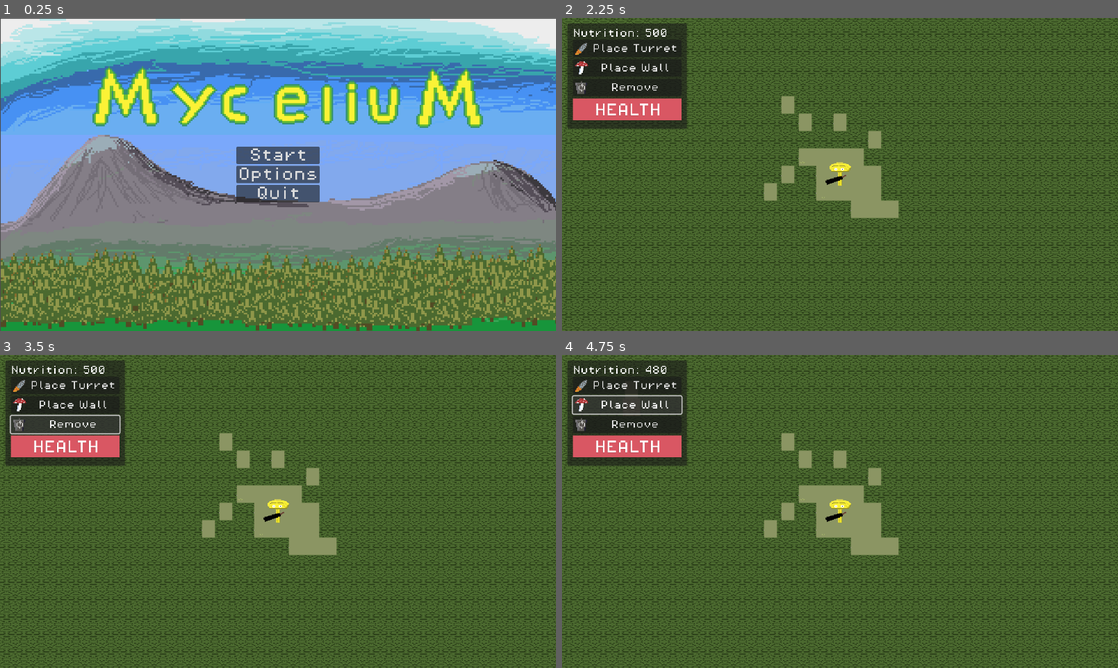
Above: before the commit, frames 1-4 (two rows, left to right).
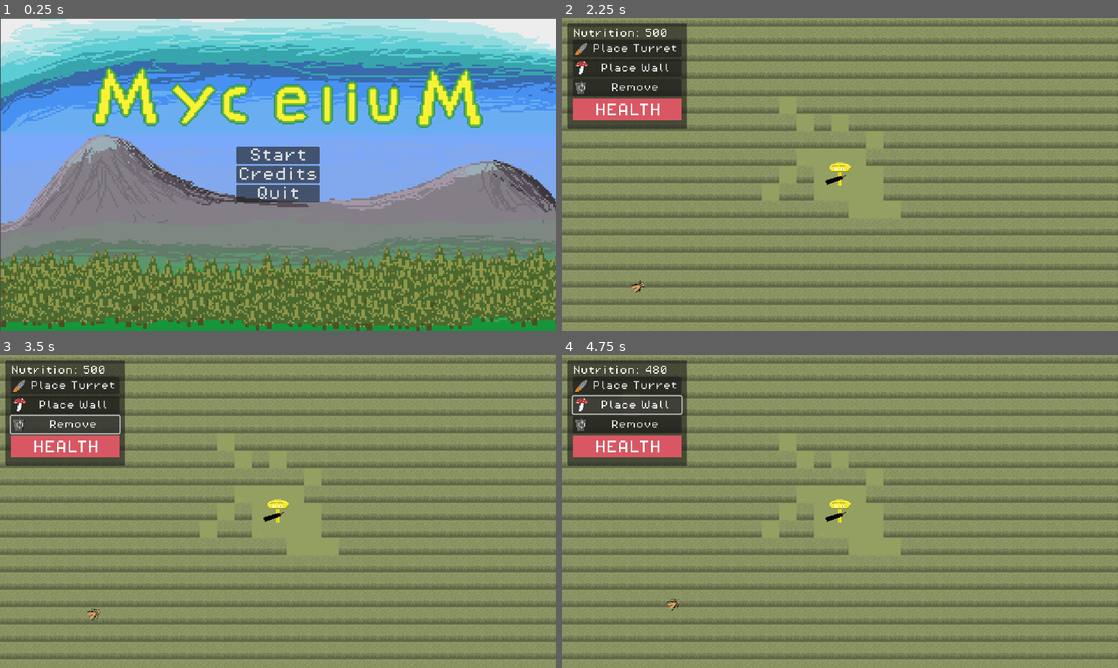
Above: after the commit, the same moments.

Repository: antax07/Tomteglass
Game: Godot game, scene res://scenes/main_menu.tscn
Two runs of this game, one before a commit and one after it. Both use one fixed random seed, a clock stepped at 60 frames per second and the inputs below. The engine's default icon, where the game draws it, is replaced by a stand-in: a white triangle on a blue panel in a dark square.
Inputs:
- Up to frame 1 (0.25 s): no input
- Up to frame 2 (2.25 s): click "Options" (after the commit: "Credits") at 0.5 s; click "Back" at 1.25 s; click "Start" at 2 s
- Up to frame 3 (3.5 s): click "Remove" at 2.75 s
- Up to frame 4 (4.75 s): click "Place Turret" at 3.5 s; click "Place Wall" at 4.25 s

The runs differ from the first frame. In frame 1, 0.1% of the frame differs, in the area x 44-55%, y 47-53%; in frame 2, 84%, in the area x 0-100%, y 0-100%; in frame 3, 84%; in frame 4, 84%.

Commit message:
tall grass fix7

Diff:
--- a/scenes/base_insect.tscn
+++ b/scenes/base_insect.tscn
@@ -156,7 +156,7 @@
 }]
 
 [sub_resource type="RectangleShape2D" id="RectangleShape2D_m7nk1"]
-size = Vector2(22, 16)
+size = Vector2(23, 11)
 
 [sub_resource type="Animation" id="Animation_e0tdx"]
 resource_name = "death"
@@ -191,9 +191,8 @@
 
 [node name="AnimatedSprite2D" type="AnimatedSprite2D" parent="."]
 sprite_frames = SubResource("SpriteFrames_k4hwo")
-animation = &"attack"
+animation = &"death"
 autoplay = "walk"
-frame_progress = 0.269853
 
 [node name="CollisionShape2D" type="CollisionShape2D" parent="."]
 shape = SubResource("RectangleShape2D_m7nk1")
--- a/scenes/fast_insect.tscn
+++ b/scenes/fast_insect.tscn
@@ -191,10 +191,15 @@
 }]
 
 [node name="Fast Insect" instance=ExtResource("1_gg7qx")]
+collision_mask = 1
 script = ExtResource("1_w6p8q")
 
 [node name="AnimatedSprite2D" parent="." index="0"]
+position = Vector2(-11, 0)
 rotation = 1.5708
 sprite_frames = SubResource("SpriteFrames_5h3vm")
-animation = &"walk"
-frame_progress = 0.0
+frame = 13
+frame_progress = 1.0
+
+[node name="CollisionShape2D" parent="." index="1"]
+position = Vector2(-7.5, 0.5)
--- a/scenes/grass_obstacle.tscn
+++ b/scenes/grass_obstacle.tscn
@@ -1,24 +1,12 @@
-[gd_scene load_steps=4 format=3 uid="uid://lif1frnhh78r"]
+[gd_scene load_steps=3 format=3 uid="uid://lif1frnhh78r"]
 
-[ext_resource type="Texture2D" uid="uid://c2klfa4hjjon" path="res://assets/sprites/mark-Sheet.png" id="1_cd7cq"]
-
-[sub_resource type="AtlasTexture" id="AtlasTexture_joj7x"]
-atlas = ExtResource("1_cd7cq")
-region = Rect2(0, 0, 40, 32)
-
-[sub_resource type="SpriteFrames" id="SpriteFrames_0fqg1"]
-animations = [{
-"frames": [{
-"duration": 1.0,
-"texture": SubResource("AtlasTexture_joj7x")
-}],
-"loop": true,
-"name": &"default",
-"speed": 5.0
-}]
+[ext_resource type="Script" path="res://scripts/grass_obstacle.gd" id="1_hh101"]
+[ext_resource type="Texture2D" uid="uid://bveyeds7paj0h" path="res://assets/sprites/edge.png" id="2_nh0xb"]
 
 [node name="Grass Obstacle" type="StaticBody2D"]
+script = ExtResource("1_hh101")
 
-[node name="AnimatedSprite2D" type="AnimatedSprite2D" parent="."]
-sprite_frames = SubResource("SpriteFrames_0fqg1")
-autoplay = "default"
+[node name="GrassID" type="Node2D" parent="."]
+
+[node name="Sprite2D" type="Sprite2D" parent="."]
+texture = ExtResource("2_nh0xb")
--- a/scenes/main.tscn
+++ b/scenes/main.tscn
@@ -1,8 +1,9 @@
-[gd_scene load_steps=8 format=3 uid="uid://b0yhc8o3vws2f"]
+[gd_scene load_steps=9 format=3 uid="uid://b0yhc8o3vws2f"]
 
 [ext_resource type="PackedScene" uid="uid://hxvfvja7fdp1" path="res://scenes/player_mushroom.tscn" id="1_c3oit"]
 [ext_resource type="PackedScene" uid="uid://dgac8ed7jemqm" path="res://scenes/wave_manager.tscn" id="3_aku0n"]
 [ext_resource type="PackedScene" uid="uid://cryf58gh28u4f" path="res://scenes/test_mycel.tscn" id="5_w4kqv"]
+[ext_resource type="PackedScene" uid="uid://bkkj05xy03phy" path="res://scenes/fast_insect.tscn" id="6_4uced"]
 [ext_resource type="PackedScene" uid="uid://dy8wv0viambpc" path="res://scenes/ui.tscn" id="6_ambyc"]
 [ext_resource type="Texture2D" uid="uid://dy7gy4gl40t34" path="res://assets/sprites/grass_sheet.png" id="7_6dpab"]
 
@@ -61,3 +62,6 @@
 tile_set = SubResource("TileSet_oe74n")
 format = 2
 layer_0/tile_data = PackedInt32Array(-1, 0, 0, 65534, 0, 0, 262138, 0, 0, 196603, 0, 0, 262140, 0, 0, 196611, 0, 0, 196 …(9526 unchanged characters)…
+
+[node name="Fast Insect" parent="." instance=ExtResource("6_4uced")]
+position = Vector2(-366.745, 204)
--- a/scenes/main_menu.tscn
+++ b/scenes/main_menu.tscn
@@ -88,7 +88,7 @@
 layout_mode = 2
 theme_override_fonts/font = ExtResource("1_3noff")
 theme_override_font_sizes/font_size = 32
-text = "Options"
+text = "Credits"
 
 [node name="QuitButton" type="Button" parent="VBoxContainer"]
 layout_mode = 2
--- a/scenes/options_menu.tscn
+++ b/scenes/options_menu.tscn
@@ -24,7 +24,7 @@
 grow_horizontal = 2
 theme_override_fonts/font = ExtResource("1_ilvxq")
 theme_override_font_sizes/font_size = 40
-text = "Options"
+text = "Credits"
 horizontal_alignment = 1
 
 [node name="BackButton" type="Button" parent="."]
--- a/scenes/ui.tscn
+++ b/scenes/ui.tscn
@@ -71,6 +71,5 @@
 texture_progress = ExtResource("3_ot5d8")
 
 [connection signal="pressed" from="Panel/VBoxContainer/TurretButton" to="." method="_on_turret_button_pressed"]
-[connection signal="pressed" from="Panel/VBoxContainer/WallButton" to="." method="_on_turret_button_pressed"]
 [connection signal="pressed" from="Panel/VBoxContainer/WallButton" to="." method="_on_wall_button_pressed"]
-[connection signal="pressed" from="Panel/VBoxContainer/RemoveButton" to="." method="_on_button_pressed"]
+[connection signal="pressed" from="Panel/VBoxContainer/RemoveButton" to="." method="_on_remove_button_pressed"]
--- /dev/null
+++ b/scripts/grass_obstacle.gd
@@ -0,0 +1,32 @@
+extends StaticBody2D
+
+@onready var animation_player = $AnimatedSprite2D
+@onready var sprite_2d = $Sprite2D
+
+@onready var timer = $Timer
+const TOP = preload("res://assets/sprites/top.png")
+const EDGE = preload("res://assets/sprites/edge.png")
+
+var grid
+
+func _ready() -> void:
+	var main_node = get_node("/root/Main")
+	grid = main_node.get_node("Test Mycel").get_node("Grid")
+
+func _process(delta: float) -> void:
+	if Time.get_ticks_msec() < 4200:
+		var current_position = self.position
+		var current_grid_pos = grid.world_to_grid(current_position)
+		var below_grid_pos = current_grid_pos + Vector2(0, 1)
+		if is_within_grid_bounds(below_grid_pos):
+			if grid.is_grass(below_grid_pos):
+				sprite_2d.texture = TOP
+		else:
+			print(current_grid_pos)
+			sprite_2d.texture = EDGE
+
+func is_within_grid_bounds(grid_pos: Vector2) -> bool:
+	return grid_pos in grid.grid_map
+
+func play_grass_animation():
+	sprite_2d.texture = EDGE
--- a/scripts/grid.gd
+++ b/scripts/grid.gd
@@ -148,5 +148,34 @@
 		var main_node = get_node("/root/Main")
 		var ui = main_node.get_node("UI")
 		if ui.spend_money(removal_cost):
+			# Define the 3x3 square centered at (0,0)
+			var safe_zone_center = Vector2(0, 0)
+			var safe_zone_radius = 1
+
+			# Check if grid_pos is inside the 3x3 square
+			if abs(grid_pos.x - safe_zone_center.x) <= safe_zone_radius and abs(grid_pos.y - safe_zone_center.y) <= safe_zone_radius:
+				print("Cannot remove objects within the safety zone.")
+				return
+
+			# Check if the cell above contains grass and play the animation if true
+			var above_pos = grid_pos + Vector2(0, -1)
+			if is_grass(above_pos):
+				var above_grass = grid_map[above_pos]
+				#above_grass.get_node("AnimationPlayer2D").play("default")
+				above_grass.play_grass_animation()
+
 			obj.queue_free()
 			grid_map[grid_pos] = null
+
+# New function to check if a grid cell contains grass
+func is_grass(grid_pos: Vector2) -> bool:
+	if is_within_grid_bounds(grid_pos) and grid_map[grid_pos] != null:
+
+		if "StaticBody2D" in grid_map[grid_pos].name:
+			#print(grid_map[grid_pos].name)
+			return true
+	return false
+
+# Helper function to check if a grid position is within the grid bounds
+func is_within_grid_bounds(grid_pos: Vector2) -> bool:
+	return grid_pos in grid_map
--- a/scripts/player_mushroom.gd
+++ b/scripts/player_mushroom.gd
@@ -32,7 +32,7 @@
 	enemies_in_range.erase(body)
 
 func take_damage(amount: int) -> void:
-	animated_sprite.play("hurt")
+	#animated_sprite.play("hurt")
 	health -= amount
 	if health <= 0:
 		die()
--- a/scripts/ui.gd
+++ b/scripts/ui.gd
@@ -30,9 +30,6 @@
 		current_mode = BuildMode.NONE
 	texture_progress_bar.value = float(player_mushroom.health) / float(start_health) * 100
 
-func _on_mycel_button_pressed() -> void:
-	current_mode = BuildMode.MYCEL
-
 func _on_turret_button_pressed() -> void:
 	current_mode = BuildMode.TURRET
 
@@ -59,7 +56,3 @@
 		return true
 	else:
 		return false
-
-
-func _on_button_pressed():
-	current_mode = BuildMode.REMOVE
--- a/scripts/wave_manager.gd
+++ b/scripts/wave_manager.gd
@@ -7,7 +7,7 @@
 @export var boss_enemy_scene: PackedScene
 @export var initial_wave_delay: float = 10.0
 @export var initial_spawn_interval: float = 3.0
-@export var initial_wave_size: int = 1
+@export var initial_wave_size: int = 500
 @export var difficulty_increase_interval: float = 60.0
 @export var map_size: Vector2 = Vector2(1280, 720)
 
Binary file added: assets/sprites/edge.png
Not shown, added: assets/sprites/edge.png.import
Binary file added: assets/sprites/grass2.0.png
Not shown, added: assets/sprites/grass2.0.png.import
Binary file changed: assets/sprites/grass_sheet.png
Binary file added: assets/sprites/obstacle_grass.png
Not shown, added: assets/sprites/obstacle_grass.png.import
Binary file added: assets/sprites/top.png
Not shown, added: assets/sprites/top.png.import
